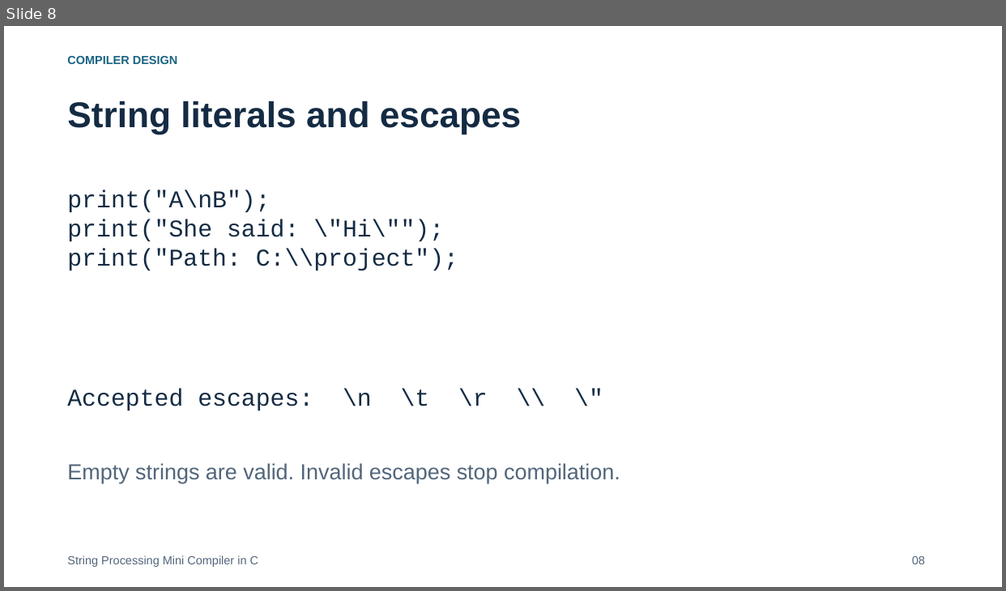
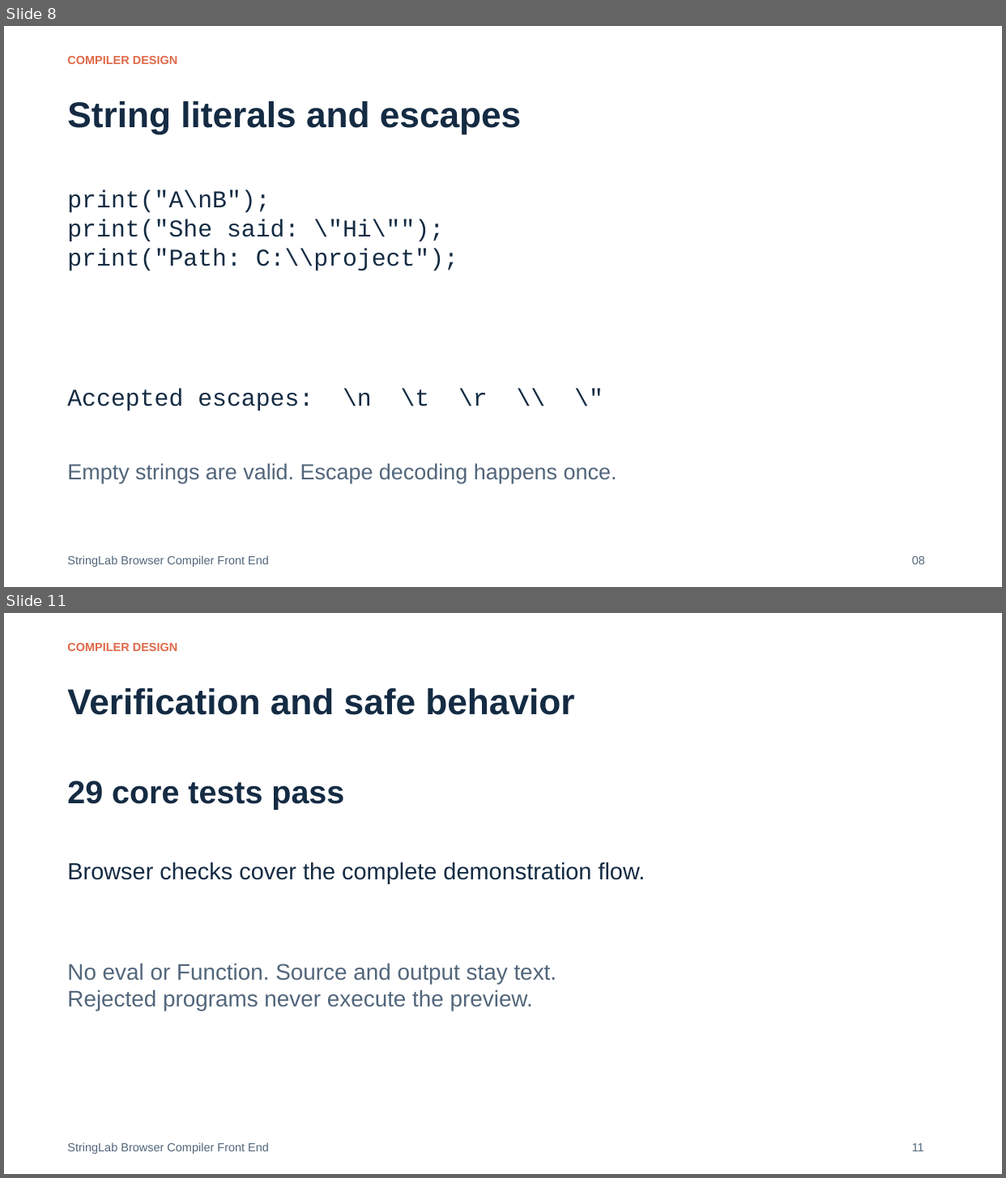
Before and after one commit to Skywalker690/cd-mini-project, a slide deck: submission/Presentation.pptx. Shown one above the other, each under a label of ours: slide 8 before the commit, slides 8 and 11 after it; the slides between them are not shown. The pictures are 1006x591 and 1006x1178 pixels, drawn with LibreOffice and Linux fonts; fonts in the diff are those of the drawing. Boxes give left, top, right and bottom in pixels: in the first picture for what was removed or moved away, otherwise in the second. Text is boxed around its words. In the diff, an @@ line names an element or a change of style, - is before the commit and + after.

Commit message:
refactor: replace console compiler with static browser playground

```diff
--- a/submission/Presentation.pptx
+++ b/submission/Presentation.pptx
@@ slide 11 added at box(4, 613, 1002, 1174), background #FFFFFF @@
@@ text added at box(67, 643, 178, 651), 11.2 pt, text #DF6948, bold @@
+COMPILER DESIGN
@@ text added at box(67, 688, 574, 715), 34.5 pt, text #142B43, bold @@
+Verification and safe behavior
@@ text added at box(67, 781, 344, 810), 30.8 pt, text #142B43, bold @@
+29 core tests pass
@@ text added at box(67, 862, 646, 884), 22.5 pt, text #142B43 @@
+Browser checks cover the complete demonstration flow.
@@ text added at box(67, 964, 557, 1011), 21.8 pt, text #52667B @@
+No eval or Function. Source and output stay text.
+Rejected programs never execute the preview.
@@ text added at box(67, 1143, 269, 1154), 11.2 pt, text #52667B @@
+StringLab Browser Compiler Front End
@@ text added at box(912, 1144, 924, 1152), 11.2 pt, text #52667B @@
+11
@@ slide 8 changed as well @@
@@ text "COMPILER DESIGN" at box(67, 56, 178, 64): text colour #1A6383 to #DF6948 @@
@@ text at box(67, 463, 617, 484): text changed @@
-Empty strings are valid. Invalid escapes stop compilation.
+Empty strings are valid. Escape decoding happens once.
@@ text at box(67, 556, 269, 567): text changed @@
-String Processing Mini Compiler in C
+StringLab Browser Compiler Front End
```
Also in this commit, not shown: 9 other slides changed, 2 other slides added, 2 slides removed, 57 other files.
